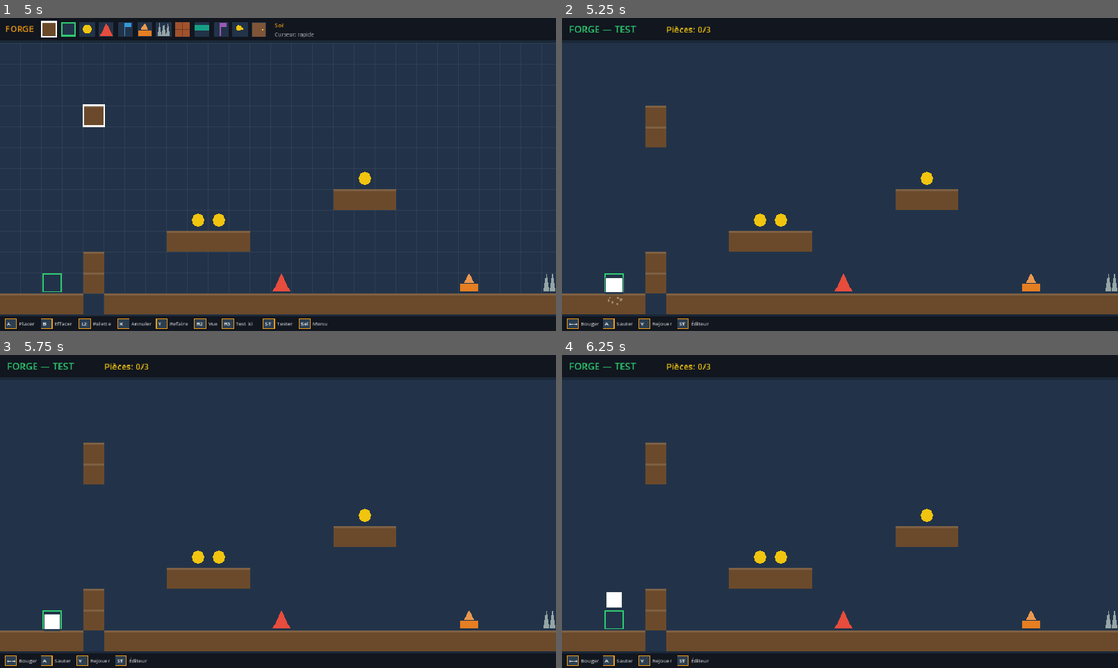
Above: before the commit, frames 1-4 (two rows, left to right).
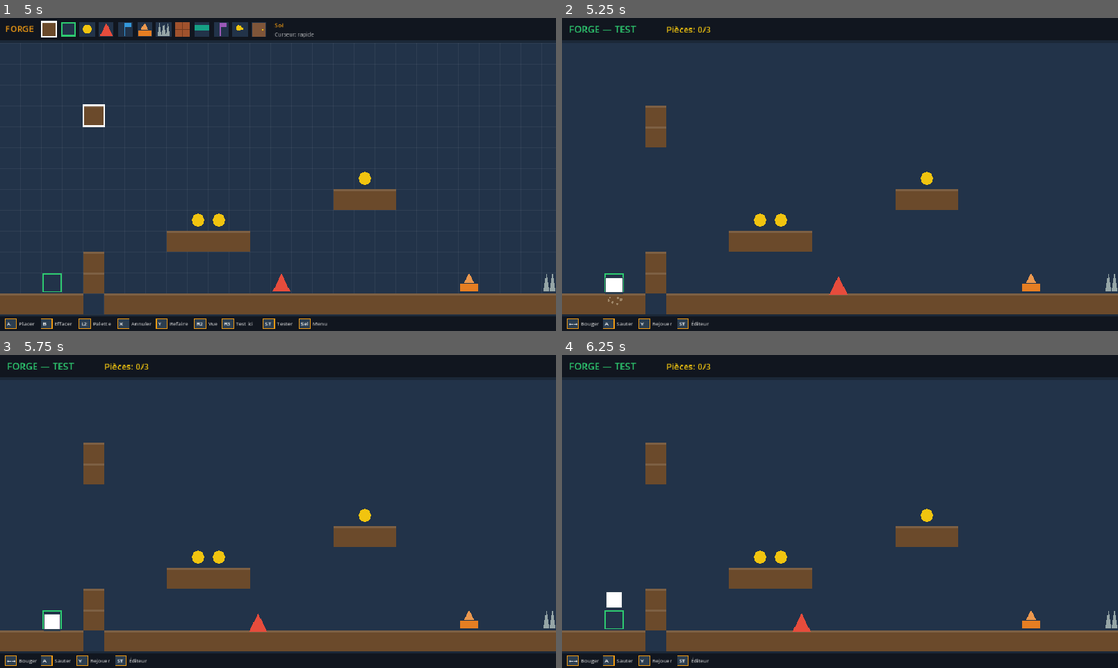
Above: after the commit, the same moments.

Repository: kilian-quittard/gaming-console-os
Game: Godot game, scene res://Main.tscn
The game is run twice, just before and just after one commit, with the same random seed, the same clock (stepped at 60 frames per second) and the same inputs.
Inputs (mouse positions are in pixels of both pictures, inside the frame that each line leads up to):
- Up to frame 1 (5 s): tap Enter at 0.5, 0.6, 2, 4.25 s; move the mouse to (400, 158) at 0.52 s; hold D 0.53-1.28 s; click (400, 158) at 0.67 s; tap Space at 0.77, 1.25, 1.52, 2.75, 3.02, 3.77, 4.52 s; move the mouse to (166, 190) at 1.27 s; hold Down 1.28-2.03 s; tap Backspace at 1.35 s; move the mouse to (333, 105) at 2.02 s; hold D 2.03-2.78 s; tap Delete at 2.1 s; move the mouse to (250, 237) at 2.77 s; hold Up 2.78-3.53 s; tap Z at 2.85 s; click (250, 237) at 2.92 s; move the mouse to (444, 221) at 3.52 s; hold A from 3.53 s (still down); tap Y at 3.6 s; move the mouse to (111, 127) at 4.27 s; tap E at 4.35 s
- Up to frame 2 (5.25 s): tap Space at 5 s; move the mouse to (867, 174) at 5.02 s; release A at 5.03 s; hold Down from 5.03 s (still down); tap Tab at 5.1 s; click (867, 174) at 5.17 s
- Up to frame 3 (5.75 s): keep holding Down
- Up to frame 4 (6.25 s): move the mouse to (756, 433) at 5.77 s; release Down at 5.78 s; hold D from 5.78 s (still down); tap T at 5.85 s; tap Space at 6.02 s

Frame 1 is identical in both runs. In frame 2, 0.1% of the frame differs, in the area x 48-53%, y 81-89%; in frame 3, 0.2%; in frame 4, 0.2%, in the area x 41-53%, y 81-89%.

Commit message:
fix(forge): enemies now patrol (gravity + correct edge/wall test); door opens on contact with key
Enemies: added gravity + ground snap, and fixed edge detection (was checking the cell the enemy occupies, not below its feet -> turned every frame = stuck). Now patrol and turn at walls/ledges. Door: now always solid; opens on contact when player has a key (consumes key + sfx/particles/shake) instead of all doors silently becoming passable.

Co-Authored-By: Claude Opus 4.8 <noreply@anthropic.com>

Diff:
--- a/forge/Main.gd
+++ b/forge/Main.gd
@@ -24,6 +24,8 @@
 const DEADZONE := 0.35
 const STOMP_BOUNCE := -460.0
 const SPRING_V := -1050.0
+const ESIZE := 36
+const ESPEED := 85.0
 
 # curseur
 const CURSOR_DELAY := 0.25
@@ -574,7 +576,7 @@
 	enemies.clear(); plats.clear()
 	for k in grid:
 		if grid[k] == ENEMY:
-			enemies.append({"pos": Vector2(k.x * CELL + 6, k.y * CELL + 6), "dir": -1, "alive": true})
+			enemies.append({"pos": Vector2(k.x * CELL + 6, k.y * CELL + (CELL - ESIZE)), "dir": -1, "alive": true, "vy": 0.0})
 		elif grid[k] == MOVPLAT:
 			plats.append({"pos": Vector2(k.x * CELL, k.y * CELL), "dir": 1, "min": float((k.x - 3) * CELL), "max": float((k.x + 3) * CELL)})
 	_place_player(spawn_cell)
@@ -676,7 +678,7 @@
 	var out := []
 	for c in _cells(Rect2(ppos - Vector2(CELL, CELL), PSIZE + Vector2(CELL, CELL) * 2)):
 		var t: int = grid.get(c, EMPTY)
-		if t == GROUND or t == BREAKABLE or (t == DOOR and not has_key):
+		if t == GROUND or t == BREAKABLE or t == DOOR:
 			out.append(_cell_rect(c))
 	for p in plats:
 		out.append(Rect2(p.pos, Vector2(CELL, 14)))
@@ -696,19 +698,32 @@
 	var pr := Rect2(ppos, PSIZE)
 	for en in enemies:
 		if not en.alive: continue
-		var w := CELL - 12
-		en.pos.x += en.dir * 80.0 * delta
-		# rebrousse au mur ou au vide
-		var ahead := Vector2i(int((en.pos.x + (w if en.dir > 0 else 0)) / CELL), int((en.pos.y + w) / CELL))
-		var below := Vector2i(ahead.x, int((en.pos.y + w + 4) / CELL))
-		if _solid_tile(ahead) or not _solid_tile(below):
+		# gravité + pose sur le sol
+		en.vy = min(en.vy + GRAVITY * delta, MAX_FALL)
+		en.pos.y += en.vy * delta
+		var grounded := false
+		for cx in [int(en.pos.x / CELL), int((en.pos.x + ESIZE - 1) / CELL)]:
+			var fc := Vector2i(cx, int((en.pos.y + ESIZE) / CELL))
+			if _solid_tile(fc):
+				en.pos.y = fc.y * CELL - ESIZE; en.vy = 0.0; grounded = true
+		# patrouille : demi-tour au mur ou au bord du vide (seulement si au sol)
+		var nx: float = en.pos.x + en.dir * ESPEED * delta
+		var front_col := int((nx + (ESIZE if en.dir > 0 else 0)) / CELL)
+		var foot_row := int((en.pos.y + ESIZE - 1) / CELL)
+		var wall := _solid_tile(Vector2i(front_col, foot_row))
+		var edge := grounded and not _solid_tile(Vector2i(front_col, foot_row + 1))
+		if wall or edge:
 			en.dir = -en.dir
-		var er := Rect2(en.pos, Vector2(w, w))
+		else:
+			en.pos.x = nx
+		en.pos.x = clampf(en.pos.x, 0, cols * CELL - ESIZE)
+		# collision joueur
+		var er := Rect2(en.pos, Vector2(ESIZE, ESIZE))
 		if pr.intersects(er):
-			if pvel.y > 0 and (ppos.y + PSIZE.y) - en.pos.y < 20:
+			if pvel.y > 0 and (ppos.y + PSIZE.y) - en.pos.y < 22:
 				en.alive = false
 				pvel.y = STOMP_BOUNCE
-				_emit(er.position + Vector2(w, w) * 0.5, 10, COLORS[ENEMY], 200.0, 0.4, true, 4.0)
+				_emit(er.position + Vector2(ESIZE, ESIZE) * 0.5, 10, COLORS[ENEMY], 200.0, 0.4, true, 4.0)
 				_shake(4.0, 0.12); _play("stomp")
 			else:
 				_die()
@@ -716,7 +731,7 @@
 
 func _solid_tile(c: Vector2i) -> bool:
 	var t: int = grid.get(c, EMPTY)
-	return t == GROUND or t == BREAKABLE or (t == DOOR and not has_key)
+	return t == GROUND or t == BREAKABLE or t == DOOR
 
 
 func _die() -> void:
@@ -751,6 +766,14 @@
 					won = true
 					_emit(_cell_center(c), 24, COLORS[GOAL], 240.0, 0.7, false, 4.0)
 					_play("win")
+	# porte : s'ouvre au contact si on a une clé (consomme la clé)
+	if has_key:
+		for c in _cells(Rect2(ppos - Vector2(5, 5), PSIZE + Vector2(10, 10))):
+			if grid.get(c, EMPTY) == DOOR:
+				grid.erase(c); has_key = false
+				_emit(_cell_center(c), 14, COLORS[DOOR], 200.0, 0.45, true, 4.0)
+				_play("key"); _shake(3.0, 0.1)
+				break
 
 
 # ============================================================= HELPERS
@@ -830,8 +853,6 @@
 	for k in grid:
 		# en jeu, ennemis et plateformes sont des entités (pas la tuile statique)
 		if mode == "play" and (grid[k] == ENEMY or grid[k] == MOVPLAT):
-			continue
-		if mode == "play" and grid[k] == DOOR and has_key:
 			continue
 		_draw_tile(_w2s(Vector2(k.x * CELL, k.y * CELL)), grid[k], view_scale)
 
